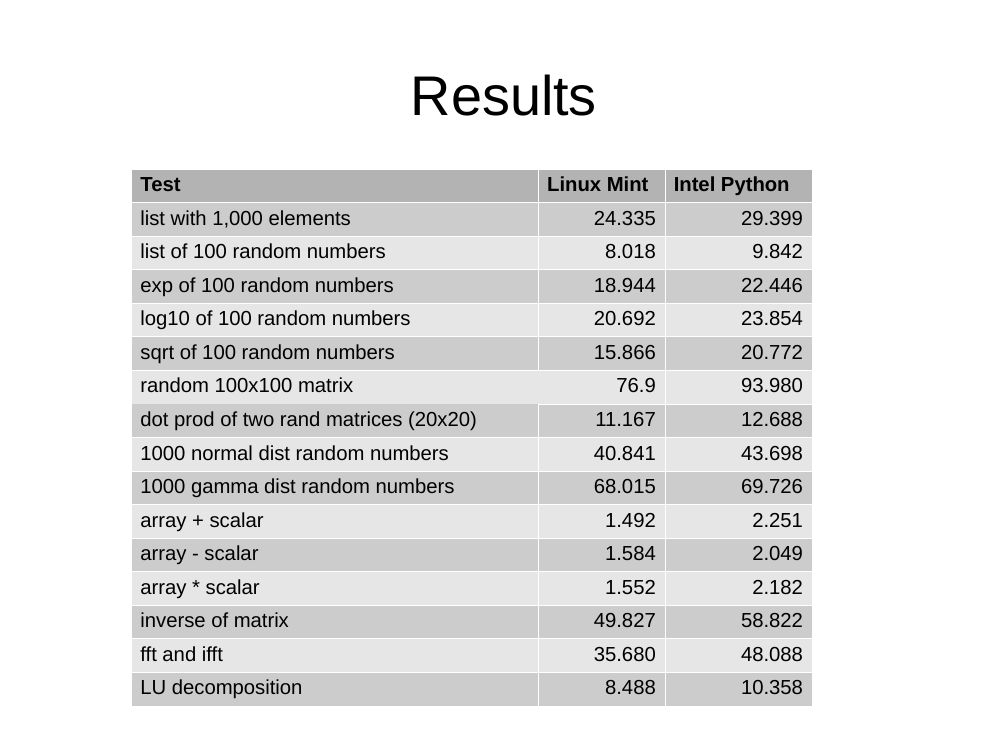
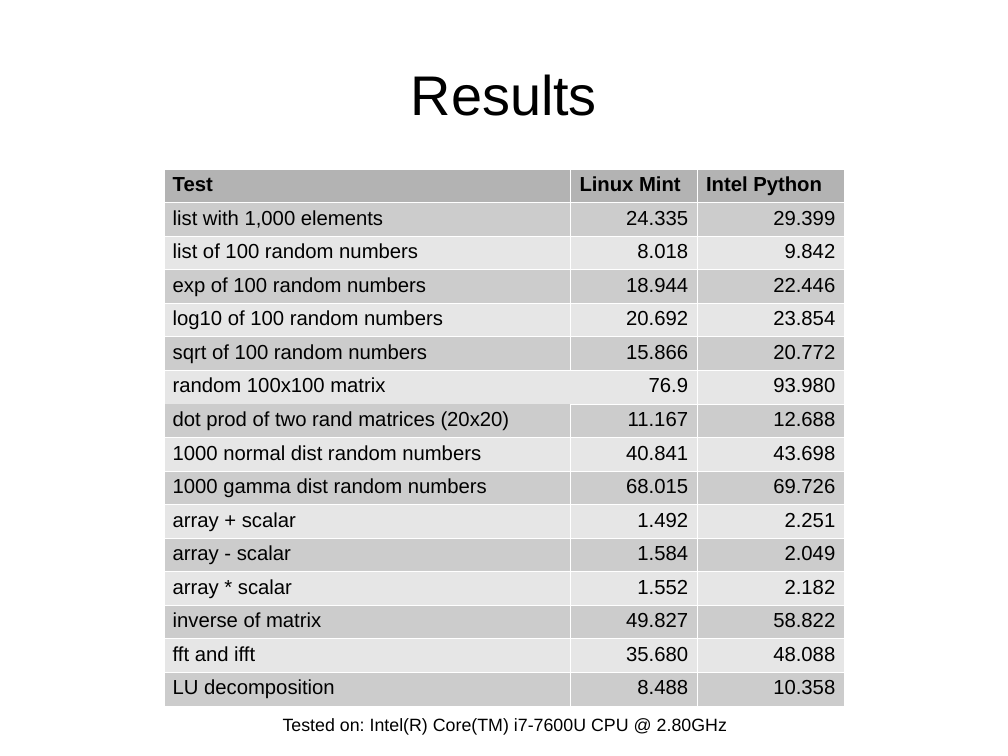
Before and after one commit to HamPUG/meetings, a slide deck: slide 7 of 2018/2018-10-08/intel_distro/intel_distro.odp. Drawn at 1008x756 pixels with LibreOffice and Linux fonts; fonts in the diff are those of the drawing. Boxes give left, top, right and bottom in pixels: in the first picture for what was removed or moved away, otherwise in the second. Text is boxed around its words. In the diff, an @@ line names an element or a change of style, - is before the commit and + after.

Commit message:
added test hardware, link to Intel specs

```diff
--- a/2018/2018-10-08/intel_distro/intel_distro.odp
+++ b/2018/2018-10-08/intel_distro/intel_distro.odp
@@ table: place and size @@
-table at (132, 169, 812, 703)
+table at (164, 169, 844, 702)
@@ text added at (283, 718, 727, 735), 14 pt, text #000000 @@
+Tested on: Intel(R) Core(TM) i7-7600U CPU @ 2.80GHz
```
Also in this commit, not shown: 1 other file.
